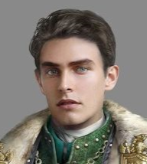
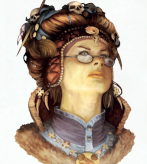
Comparing the layer stacks of the two 147 × 164 images. Changes:
painted on "Calque copié" over [0, 0, 147, 164]
painted on "64d36683051342b6b497606399f9a49a.jpg" over [0, 0, 147, 164]
